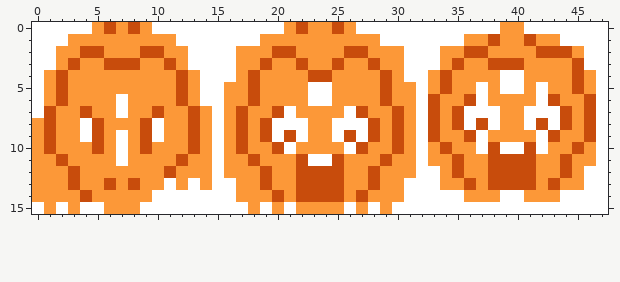
Pixel-art sprite -- art/bosses/dodongo/dodongoDown.png. This is how it looked before the edit.
The file is 48x16 pixels. Colours within 5 levels of each other are drawn and written as one.
The same view after the edit:
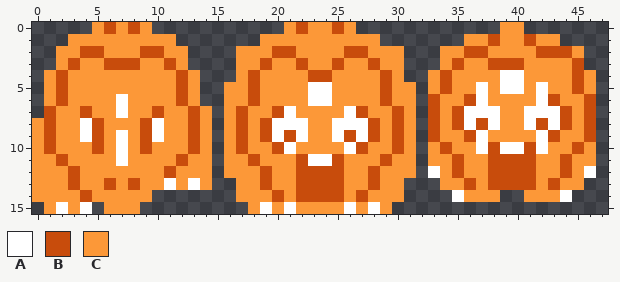
Palette (. is transparent): A #ffffff  B #c84c0c  C #fc9838
Edits made:
The edit erases colour A in row 0 at x 0 to 4, 10 to 20, 27 to 38 and 41 to 47; in row 1 at x 0 to 2, 12 to 18, 29 to 35 and 44 to 47; in rows 2 to 3 at x 0 to 1, 13 to 16, 31 to 33 and 46 to 47; in row 4 at x 0, 14 to 16, 31 to 32 and 47; in rows 5 to 6 at x 0, 14 to 15, 32 and 47; in row 7 at x 0, 15, 32 and 47.
The edit erases colour A in rows 8 to 12 at x 15, 32 and 47; in row 13 at x 15 to 16, 31 to 33 and 46 to 47; in row 14 at x 10 to 16, 31 to 34, 39 to 40 and 45 to 47; in row 15 at x 0, 5, 9 to 17 and 30 to 47.
